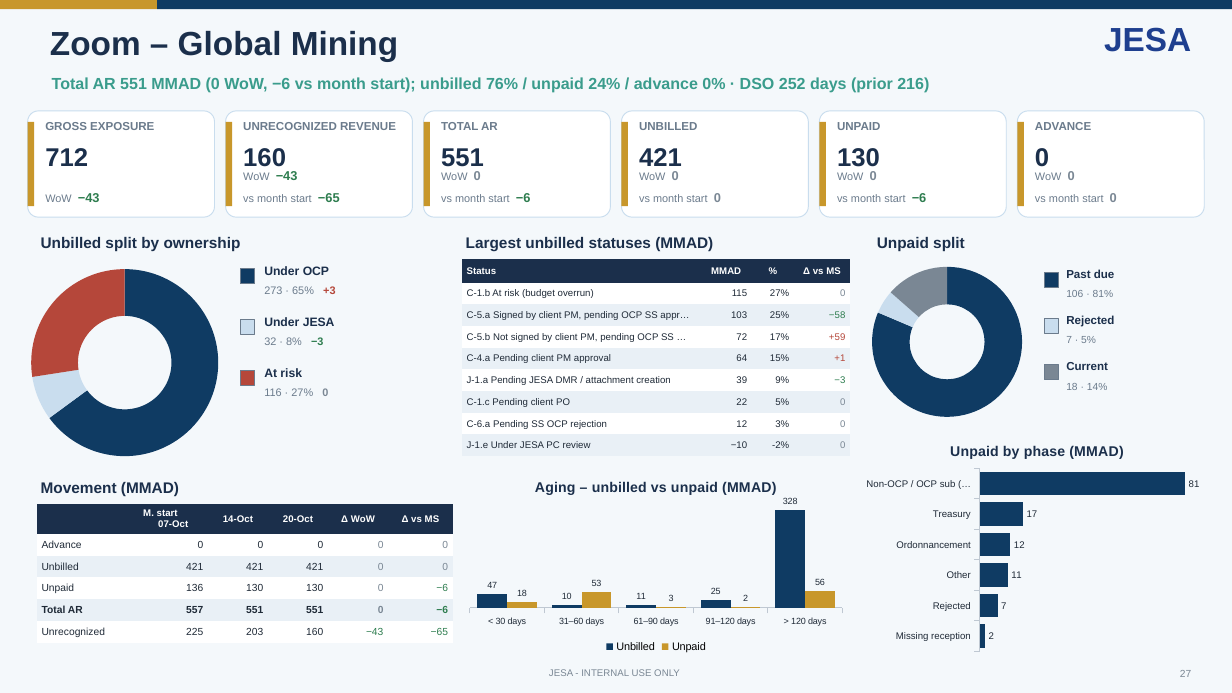
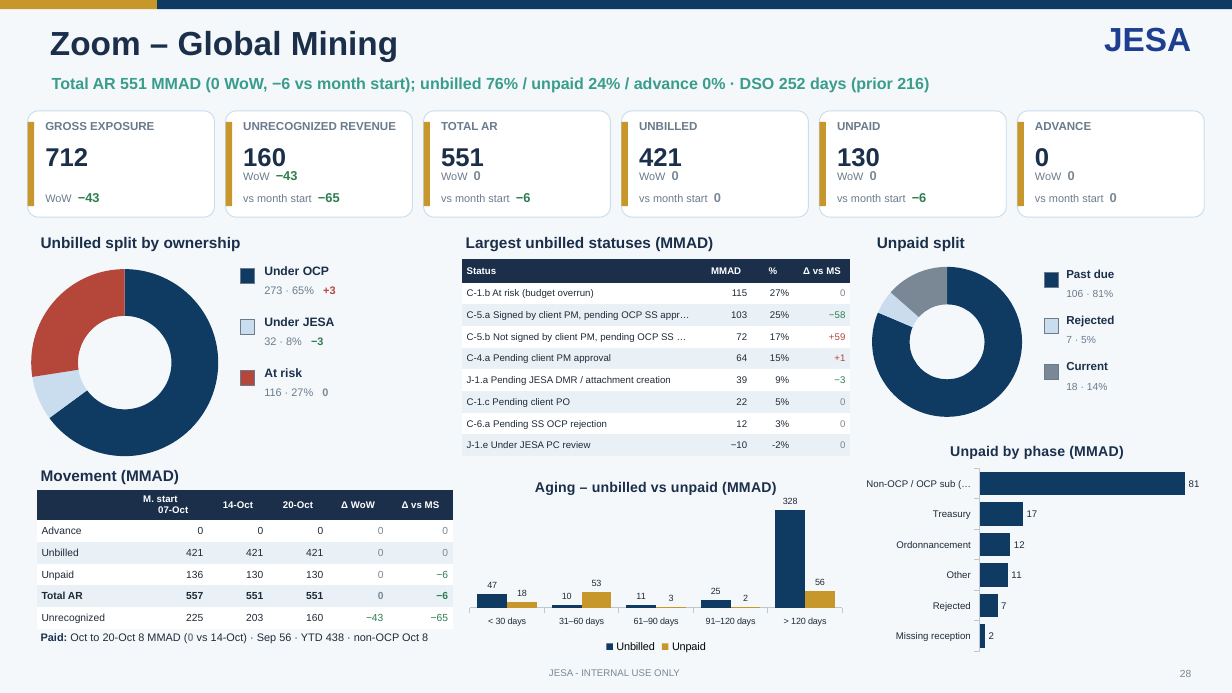
Before and after one commit to cherkaouihassan-art/Skills-Repo, a slide deck: slide 28 of weekly-ar-cash-deck/output/JESA_AR_Cash_Position_2026-10-21.pptx (slide 27 before the commit). Drawn at 1232x693 pixels with LibreOffice and Linux fonts; fonts in the diff are those of the drawing. Boxes give left, top, right and bottom in pixels: in the first picture for what was removed or moved away, otherwise in the second. Text is boxed around its words. In the diff, an @@ line names an element or a change of style, - is before the commit and + after.

```diff
--- a/weekly-ar-cash-deck/output/JESA_AR_Cash_Position_2026-10-21.pptx
+++ b/weekly-ar-cash-deck/output/JESA_AR_Cash_Position_2026-10-21.pptx
@@ text "Movement (MMAD)": place and size @@
-text "Movement (MMAD)" at bbox=[41, 482, 179, 496]
+text "Movement (MMAD)" at bbox=[41, 470, 179, 484]
@@ table: place and size @@
-table at bbox=[37, 504, 453, 641]
+table at bbox=[37, 490, 453, 627]
@@ text added at bbox=[41, 633, 428, 643], 8.5 pt, text #1F2A37 @@
+Paid: Oct to 20-Oct 8 MMAD (0 vs 14-Oct) · Sep 56 · YTD 438 · non-OCP Oct 8
@@ text at bbox=[1180, 670, 1191, 677]: text changed @@
-27
+28
```
Also in this commit, not shown: 29 other slides changed, 1 slide added, 6 other files.
